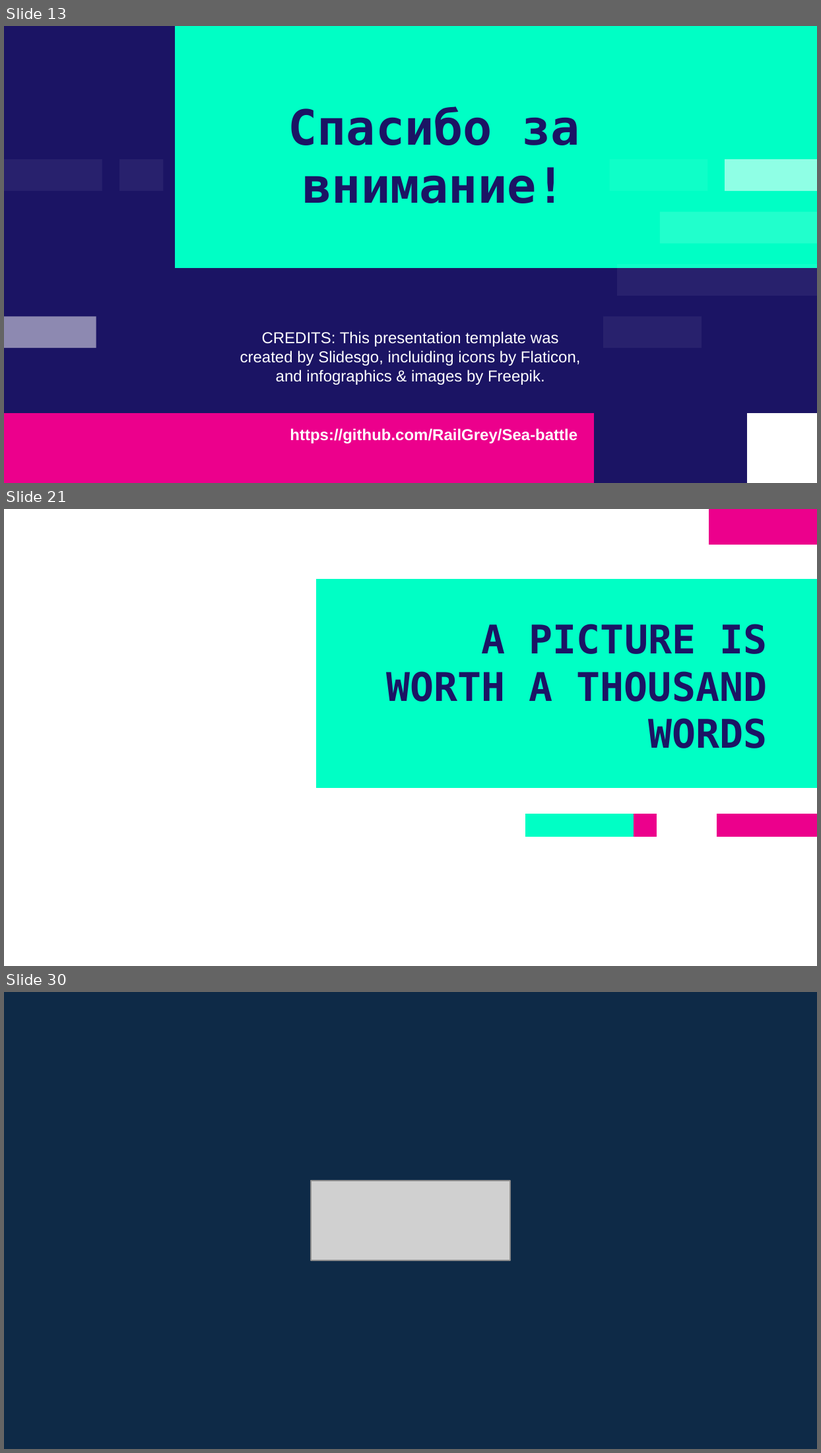
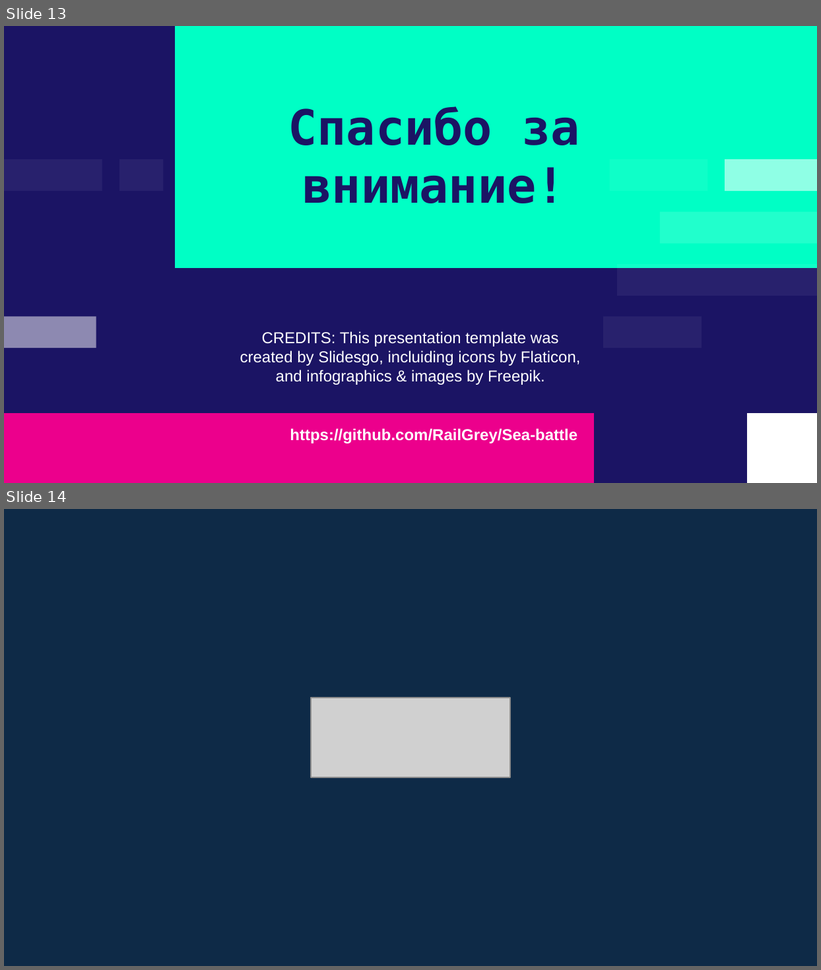
Before and after one commit to RailGrey/Sea-battle, a slide deck: Project.pptx. Shown one above the other, each under a label of ours: slides 13, 21 and 30 before the commit, slides 13 and 14 after it; the slides between them are not shown. The pictures are 821x1453 and 821x970 pixels, drawn with LibreOffice and Linux fonts; fonts in the diff are those of the drawing; grey boxes stand for pictures; background and template pictures are left out. Boxes give left, top, right and bottom in pixels: in the first picture for what was removed or moved away, otherwise in the second. Text is boxed around its words. In the diff, an @@ line names an element or a change of style, - is before the commit and + after.

```diff
--- a/Project.pptx
+++ b/Project.pptx
@@ slide 21 removed at (4, 509, 817, 966), background picture (left out) @@
@@ freeform shape removed at (709, 509, 817, 545) @@
@@ freeform shape removed at (316, 579, 817, 788) @@
@@ title removed at (386, 624, 767, 749) @@
-A PICTURE IS WORTH A THOUSAND WORDS
@@ freeform shape removed at (525, 814, 634, 836) @@
@@ freeform shape removed at (634, 814, 657, 836) @@
@@ freeform shape removed at (671, 814, 694, 836) @@
@@ freeform shape removed at (717, 814, 817, 836) @@
@@ what was slide 30 is now slide 14 @@
```
Also in this commit, not shown: 1 slide changed, 15 other slides removed.
